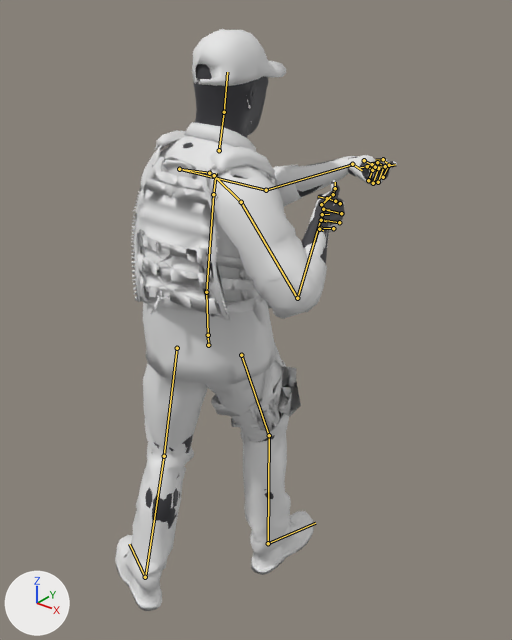
An edit to the glTF model client/public/models/character_high.glb, drawn before and after from the same camera.
Rendered twice from a 50 mm lens placed at (1.269, -1.362, 1.92), pointed at (0.017, 0.203, 0.95). The axes (+X, +Y, +Z) are drawn at lower left. The lights are the same throughout. The older version comes first. Both versions are drawn at frame 42 of the action 'reload_rifle'; the numbers are the values there. The bones that change, and the others that lie on the model, are drawn over the model as lines.

Names of what the first picture shows: 'char_defender', 'char_ghost'.
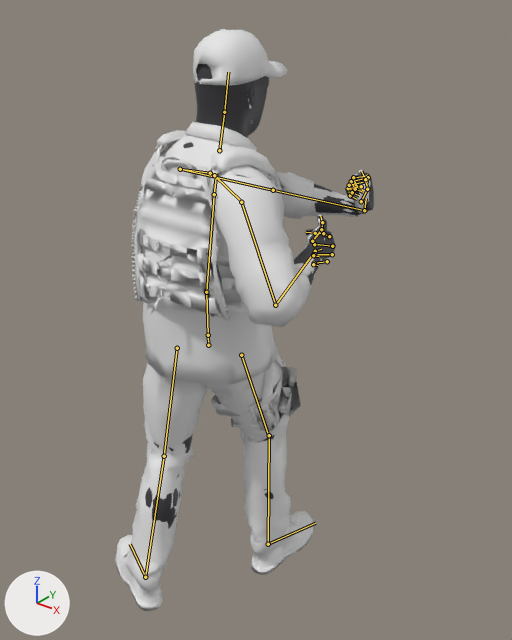
The change in detail:
Bone 'UpperArm.L' (bone_upperarm_l) turns from (80, 12, -29) to (70, 29, -63) degrees about its own x, y and z.
Bone 'LowerArm.L' (bone_lowerarm_l) turns from (-37, -66, 24) to (50, 125, 74) degrees about its own x, y and z.
Bone 'Wrist.L' (bone_wrist_l) turns from (-16, -28, 58) to (-88, 149, 15) degrees about its own x, y and z.
Bone 'Index2.L' (bone_index2_l) turns from (-21, -20, -55) to (-23, -24, -64) degrees about its own x, y and z.
Bone 'Index4.L' (bone_index4_l) turns from (-19, -8, -33) to (-21, -10, -37) degrees about its own x, y and z.
Bone 'Middle2.L' (bone_middle2_l) turns from (-25, -16, -55) to (-27, -21, -63) degrees about its own x, y and z.
Bone 'Middle4.L' (bone_middle4_l) turns from (-21, -7, -32) to (-23, -9, -36) degrees about its own x, y and z.
Bone 'Pinky2.L' (bone_pinky2_l) turns from (-26, -2, -59) to (-30, -5, -68) degrees about its own x, y and z.
Bone 'Ring2.L' (bone_ring2_l) turns from (-25, -10, -57) to (-28, -14, -66) degrees about its own x, y and z.
Bone 'Ring4.L' (bone_ring4_l) turns from (-20, -5, -33) to (-23, -6, -37) degrees about its own x, y and z.
Bone 'UpperArm.R' (bone_upperarm_r) turns from (19, 12, 0) to (3, 11, -7) degrees about its own x, y and z.
Bone 'LowerArm.R' (bone_lowerarm_r) turns from (29, 11, 95) to (19, 13, 92) degrees about its own x, y and z.
Bone 'Wrist.R' (bone_wrist_r) turns from (-17, 6, -49) to (-6, 6, -20) degrees about its own x, y and z.

What differs and where, as boxes [x1, y1, x2, y2] in the pictures (512 x 640 px):
'char_defender', posed (9% narrower): before [115, 29, 397, 611]; after [115, 29, 371, 611]
'char_ghost', posed (8% narrower): before [145, 64, 395, 529]; after [145, 64, 374, 529]
bone 'UpperArm.L', root to tip: before (179, 169) to (265, 190); after (180, 169) to (272, 190)
bone 'LowerArm.L', root to tip: before (266, 190) to (352, 164); after (273, 190) to (364, 210)
bone 'Wrist.L', root to tip: before (352, 164) to (362, 170); after (364, 210) to (366, 198)
bone 'Index2.L', root to tip: before (383, 177) to (389, 165); after (367, 176) to (354, 177)
bone 'Index4.L', root to tip: before (383, 159) to (375, 160); after (356, 186) to (363, 190)
bone 'Middle2.L', root to tip: before (378, 182) to (384, 166); after (368, 177) to (351, 181)
bone 'Middle4.L', root to tip: before (377, 162) to (370, 164); after (355, 189) to (363, 192)
bone 'Pinky2.L', root to tip: before (368, 180) to (372, 170); after (361, 186) to (348, 188)
bone 'Ring2.L', root to tip: before (373, 183) to (378, 168); after (366, 181) to (349, 185)
bone 'Ring4.L', root to tip: before (372, 164) to (365, 166); after (352, 192) to (359, 195)
bone 'UpperArm.R', root to tip: before (241, 202) to (297, 297); after (241, 202) to (275, 304)
bone 'LowerArm.R', root to tip: before (297, 298) to (322, 215); after (275, 305) to (314, 251)
bone 'Wrist.R', root to tip: before (322, 214) to (329, 214); after (315, 251) to (321, 249)
